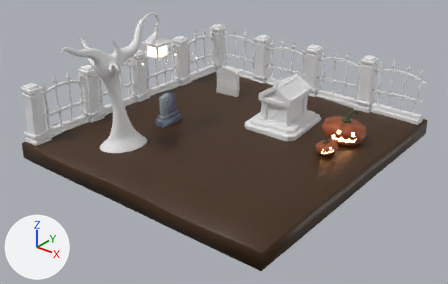
Before and after pictures for a commit that changed the Blender file José María Frías Tejera_UT6_E27_Texture Paint Cementerio.blend.
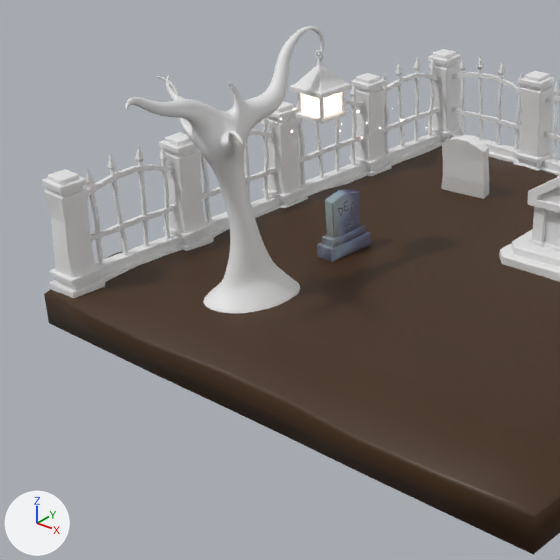
Each version appears first whole from a 50 mm camera at (12.54, -15.78, 9.93) aimed at (0.49, -0.72, 0.59), and next in a close-up on the part from 0% to 61% of the width and 0% to 96% of the height. Arrows for +X, +Y and +Z are at lower left; the lights stay in place.

Names of what the first close-up shows: 'CEMENTERIO suelo', 'Candil.001', 'LAPIDA 02', 'Mausoleo', 'Prop Arbol', 'Prop_Lapida1', 'modul_VALLADO', 'modul_VALLADO.001', 'modul_VALLADO.002', 'modul_VALLADO.003', 'modul_VALLADO.004', 'modul_VALLADO.005'.
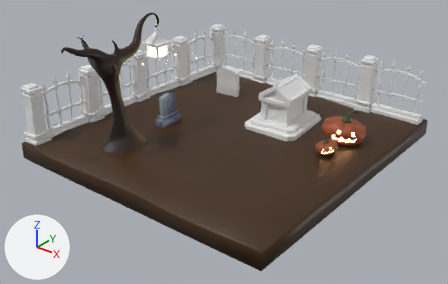
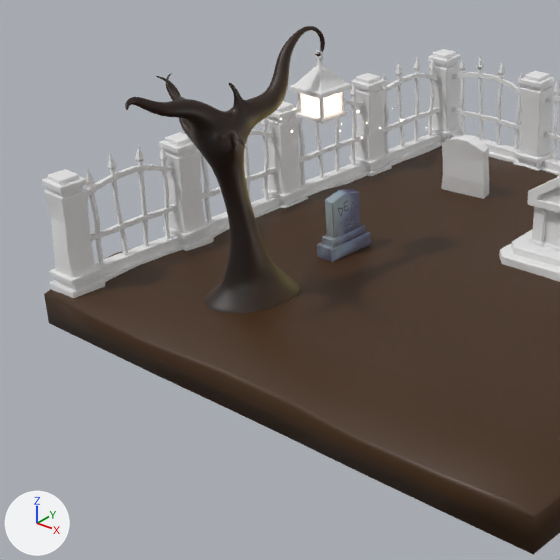
Edits to the bpy script that builds the scene:
```text
Add img_arbol_diff:
    img_arbol_diff = load_image('Arbol DIFF', 'Arbol DIFF.png', 256, 256, 'sRGB')
Add mat_arbol_material:
    mat_arbol_material = principled_material('Arbol material')
    mat_arbol_material.texture = img_arbol_diff
Change me_cube_007:
    where me_cube_007.from_pydata(...)  # 252 vertices, 249 faces; spans x -5.45..2.94, y -6.81..6.81, z -2.93..10.97
    add me_cube_007.materials.append(mat_arbol_material)  # picture img_arbol_diff
```

Pixel boxes (x1, y1, x2, y2) of what changed, in the close-ups (560 x 560 px):
'Prop Arbol', recoloured: (125, 26, 325, 313) in both
